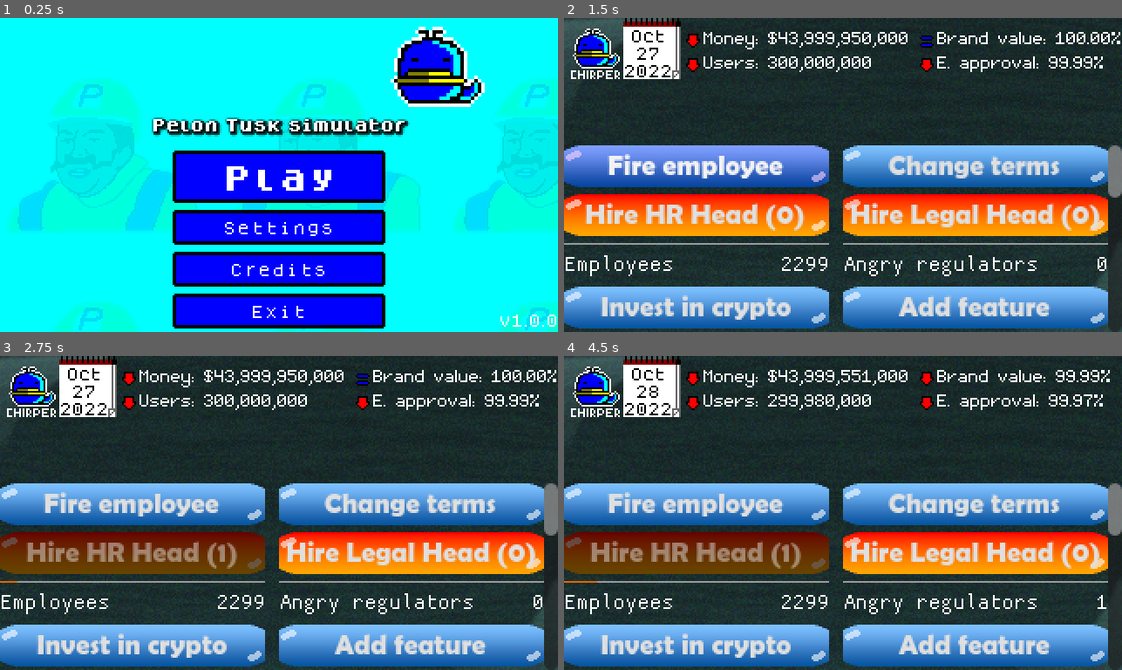
Above: before the commit, frames 1-4 (two rows, left to right).
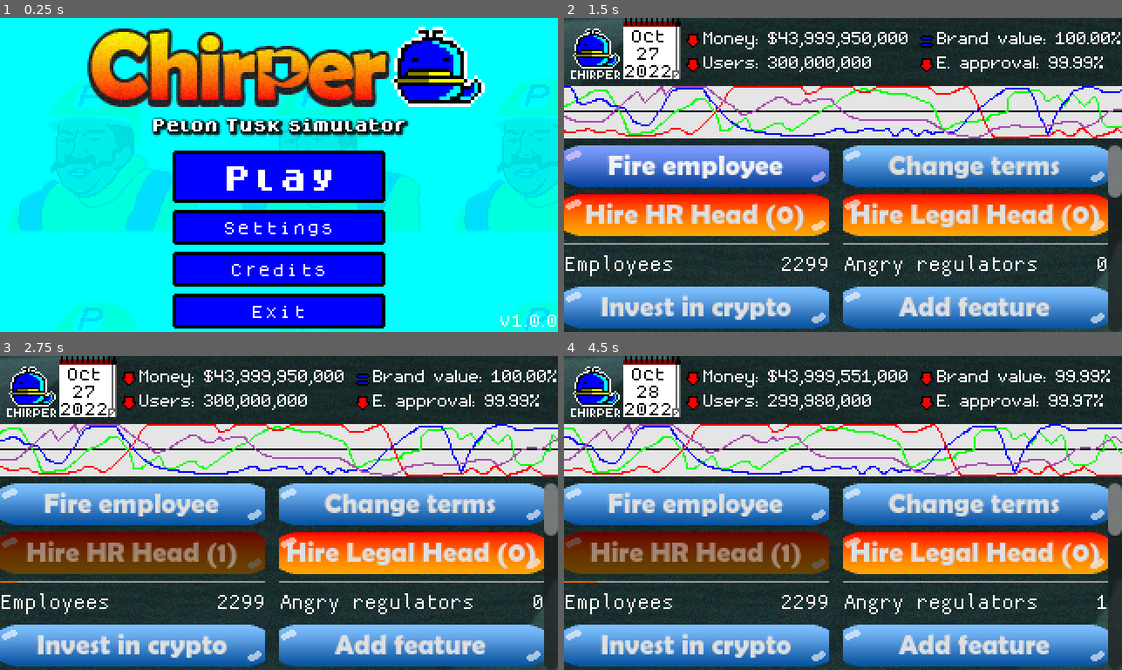
Above: after the commit, the same moments.

Repository: jynus/gmtk23
Game: Godot game, scene res://scenes/main_menu.tscn
Same seed, same stepped clock (60 frames per second), same inputs: the game is played once before the commit and once after it. Sound files missing from this copy of the repository are replaced by a short silence.
Inputs:
- Up to frame 1 (0.25 s): no input
- Up to frame 2 (1.5 s): click "Play" at 0.5 s; click "Fire employee" at 1.25 s
- Up to frame 3 (2.75 s): click "Hire HR Head (0)" at 2 s
- Up to frame 4 (4.5 s): click "Change terms" at 2.75 s; tap Enter at 3.5 s; click "Choose option 1" at 4.25 s

The runs differ from the first frame. In frame 1, 9.7% of the frame differs, in the area x 15-70%, y 3-29%; in frame 2, 17%, in the area x 0-100%, y 21-39%; in frame 3, 17%; in frame 4, 17%.

Commit message:
Fix problems

Diff:
--- a/godot_project/project.godot
+++ b/godot_project/project.godot
@@ -12,7 +12,7 @@
 
 config/name="gmtk23"
 run/main_scene="res://scenes/main_menu.tscn"
-config/features=PackedStringArray("4.1", "GL Compatibility")
+config/features=PackedStringArray("4.0", "GL Compatibility")
 boot_splash/image="res://assets/sprites/icon.png"
 config/icon="res://assets/sprites/icon.png"
 
@@ -104,4 +104,5 @@
 textures/canvas_textures/default_texture_filter=0
 renderer/rendering_method="gl_compatibility"
 renderer/rendering_method.mobile="gl_compatibility"
+textures/vram_compression/import_etc2_astc=true
 textures/default_filters/anisotropic_filtering_level=0
--- a/godot_project/scene_objects/game_over.tscn
+++ b/godot_project/scene_objects/game_over.tscn
@@ -80,7 +80,7 @@
  Money
  Users
  Brand
- Empl. support[/center]"
+ Empl. approve[/center]"
 
 [node name="HighScores" type="RichTextLabel" parent="ColorRect/VBoxContainer/HBoxContainer"]
 unique_name_in_owner = true
--- a/godot_project/scenes/game_loop.tscn
+++ b/godot_project/scenes/game_loop.tscn
@@ -1,10 +1,11 @@
-[gd_scene load_steps=19 format=3 uid="uid://b7hyvfmx00g24"]
+[gd_scene load_steps=20 format=3 uid="uid://b7hyvfmx00g24"]
 
 [ext_resource type="Script" path="res://scripts/game_loop.gd" id="1_ex1d5"]
 [ext_resource type="FontFile" uid="uid://btvwq11pvkgw7" path="res://assets/fonts/minimal5x7.ttf" id="2_qlmu1"]
 [ext_resource type="Texture2D" uid="uid://b73m88esaaokv" path="res://assets/sprites/pantalla01.jpg" id="2_xdptr"]
 [ext_resource type="FontFile" uid="uid://clklxr6keityt" path="res://assets/fonts/basis33.ttf" id="3_70j3y"]
 [ext_resource type="Texture2D" uid="uid://bbyw5r3vsic0t" path="res://assets/sprites/chirper_logo.png" id="3_d4uvd"]
+[ext_resource type="Texture2D" uid="uid://c67v2afisdosr" path="res://assets/sprites/graph.png" id="3_ybsto"]
 [ext_resource type="FontFile" uid="uid://c1gg0yw02pyb5" path="res://assets/fonts/dogicapixel.ttf" id="4_1s57y"]
 [ext_resource type="Texture2D" uid="uid://doyon17bpvity" path="res://assets/sprites/calendar.png" id="4_2nfi8"]
 [ext_resource type="PackedScene" uid="uid://bh71olny4pi0k" path="res://scene_objects/category.tscn" id="4_jkiuj"]
@@ -30,12 +31,12 @@
 "times": PackedFloat32Array(0),
 "transitions": PackedFloat32Array(1),
 "update": 0,
-"values": [Rect2(0, 0, 300, 30)]
+"values": [Rect2(0, 0, 320, 30)]
 }
 
 [sub_resource type="Animation" id="Animation_ny8qm"]
 resource_name = "graph_move"
-length = 10.0
+length = 30.0
 loop_mode = 1
 tracks/0/type = "value"
 tracks/0/imported = false
@@ -44,10 +45,10 @@
 tracks/0/interp = 1
 tracks/0/loop_wrap = true
 tracks/0/keys = {
-"times": PackedFloat32Array(0, 10),
+"times": PackedFloat32Array(0, 30),
 "transitions": PackedFloat32Array(1, 1),
 "update": 0,
-"values": [Rect2(0, 0, 300, 30), Rect2(300, 0, 300, 30)]
+"values": [Rect2(0, 0, 320, 30), Rect2(320, 0, 320, 30)]
 }
 
 [sub_resource type="AnimationLibrary" id="AnimationLibrary_e754d"]
@@ -79,9 +80,11 @@
 
 [node name="graph" type="Sprite2D" parent="."]
 texture_repeat = 2
-position = Vector2(156, 54)
+position = Vector2(160, 54)
+scale = Vector2(1, 1.028)
+texture = ExtResource("3_ybsto")
 region_enabled = true
-region_rect = Rect2(0, 0, 300, 30)
+region_rect = Rect2(0, 0, 320, 30)
 
 [node name="HBoxContainer" type="HBoxContainer" parent="."]
 offset_right = 40.0
--- a/godot_project/scenes/main_menu.tscn
+++ b/godot_project/scenes/main_menu.tscn
@@ -13,8 +13,7 @@
 [ext_resource type="FontFile" uid="uid://c1gg0yw02pyb5" path="res://assets/fonts/dogicapixel.ttf" id="7_4bt73"]
 [ext_resource type="PackedScene" uid="uid://dg8iotoxg8rsy" path="res://scene_objects/blip.tscn" id="10_erdpa"]
 [ext_resource type="PackedScene" uid="uid://b7fkndcm0e336" path="res://scene_objects/settings.tscn" id="11_5pplk"]
-
-[sub_resource type="CompressedTexture2D" id="CompressedTexture2D_w1xgv"]
+[ext_resource type="Texture2D" uid="uid://d1g0by7hjwton" path="res://assets/sprites/titulo06.png" id="14_yl0wp"]
 
 [sub_resource type="LabelSettings" id="LabelSettings_crri5"]
 font = ExtResource("4_i0pv0")
@@ -59,13 +58,10 @@
 custom_minimum_size = Vector2(0, 15)
 layout_mode = 2
 
-[node name="Titulo01" type="Sprite2D" parent="menuContainer"]
-self_modulate = Color(1, 0.505882, 0, 1)
+[node name="Titulo06" type="Sprite2D" parent="menuContainer"]
 texture_filter = 3
-position = Vector2(149, 30)
-scale = Vector2(0.466667, 0.466667)
-texture = SubResource("CompressedTexture2D_w1xgv")
-offset = Vector2(-0.714233, 0)
+position = Vector2(137, 35)
+texture = ExtResource("14_yl0wp")
 
 [node name="ChirperLogo" type="Sprite2D" parent="menuContainer"]
 position = Vector2(250, 27)
--- a/godot_project/scripts/game_over.gd
+++ b/godot_project/scripts/game_over.gd
@@ -3,9 +3,27 @@
 @onready var game_scores = %GameScores
 @onready var high_scores = %HighScores
 
+var SETTINGS_FILE_PATH : String = "user://highscores.cfg"
+var _configFile : ConfigFile
+var highscore_days : int
+var highscore_money : float
+var highscore_users : int
+var highscore_brand : float
+var highscore_approval : float
+
 # Called when the node enters the scene tree for the first time.
 func _ready():
-	pass # Replace with function body.
+	_configFile = ConfigFile.new()
+	var err = _configFile.load(SETTINGS_FILE_PATH)
+	if err != OK:
+		print("Error while loading highscore file: " + str(err))
+	# apply settings
+	highscore_days = _configFile.get_value("highscore", "days", 365)
+	highscore_money = _configFile.get_value("highscore", "money", 0)
+	highscore_users = _configFile.get_value("highscore", "users", 230000000)
+	highscore_brand = _configFile.get_value("highscore", "brand", 100)
+	highscore_approval = _configFile.get_value("highscore", "approval", 100)
+
 
 
 # Called every frame. 'delta' is the elapsed time since the previous frame.
@@ -20,6 +38,30 @@
 %f %%
 %f %%[/center]""" % [days, money, users, brand, approval]
 
+	if days < highscore_days:
+		highscore_days = days
+		_configFile.set_value("highscore", "days", highscore_days)
+	if money < highscore_money:
+		highscore_money = money
+		_configFile.set_value("highscore", "money", highscore_money)
+	if users < highscore_users:
+		highscore_users = users
+		_configFile.set_value("highscore", "users", highscore_users)
+	if brand < highscore_brand:
+		highscore_brand = brand
+		_configFile.set_value("highscore", "brand", highscore_brand)
+	if approval < highscore_approval:
+		highscore_approval = approval
+		_configFile.set_value("highscore", "approval", highscore_approval)
+
+	high_scores.text = """[center][u]YOUR SCORE[/u]
+%d
+%d
+%d
+%f %%
+%f %%[/center]""" % [highscore_days, highscore_money, highscore_users, highscore_brand, highscore_approval]
+
+	_configFile.save(SETTINGS_FILE_PATH)
 
 
 func _on_menu_button_pressed():
Binary file added: godot_project/assets/sprites/graph.png
Not shown, added: godot_project/assets/sprites/graph.png.import
Binary file added: godot_project/assets/sprites/titulo06.png
Not shown, added: godot_project/assets/sprites/titulo06.png.import
Not shown, changed: builds/web/gmtk23.zip
Not shown, changed: builds/web/index.html
Not shown, changed: builds/web/index.js
Not shown, changed: builds/web/index.pck
Not shown, changed: builds/web/index.wasm
